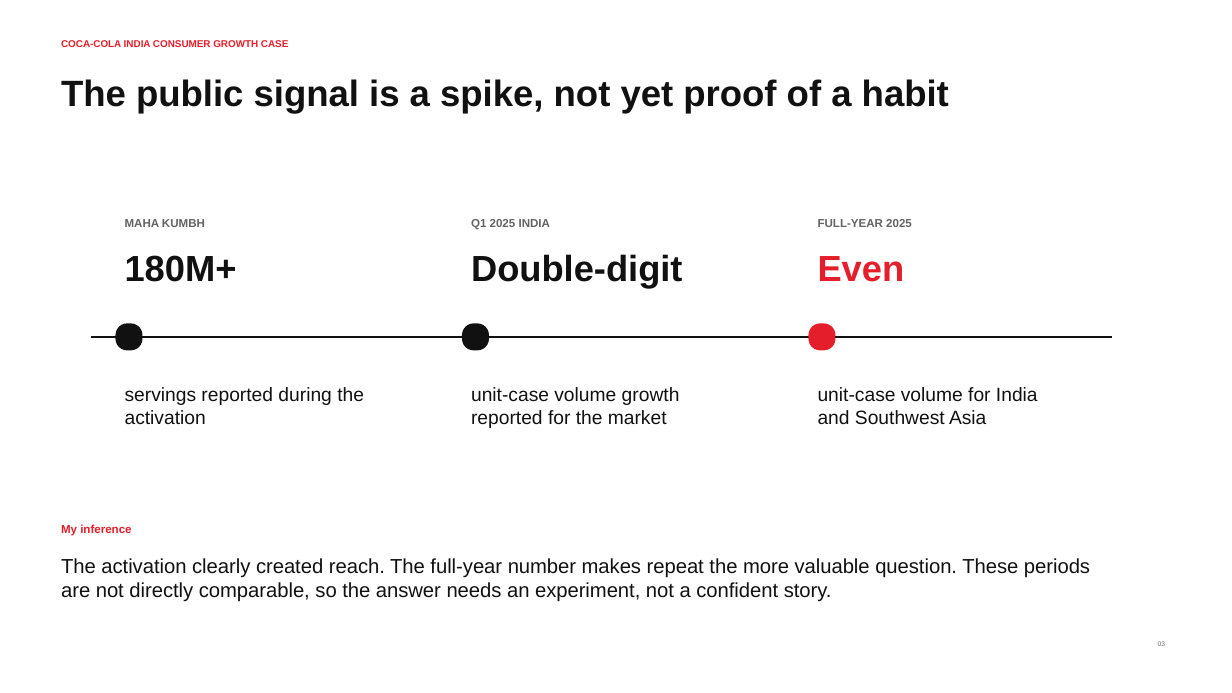
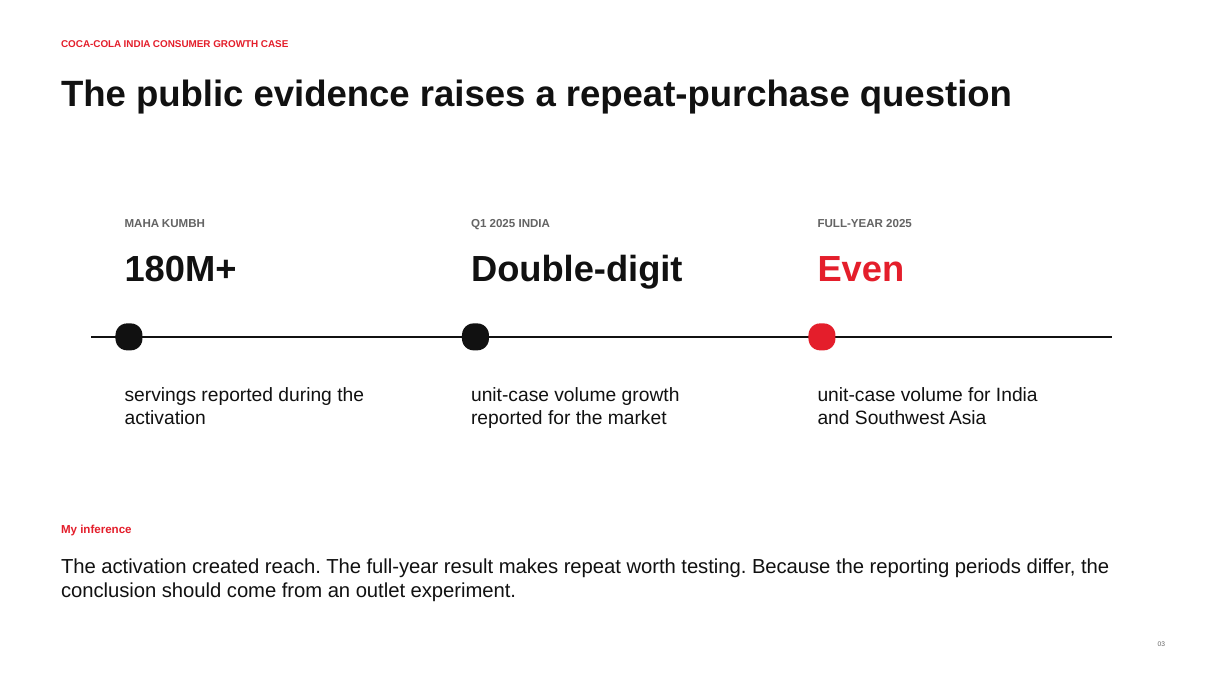
Before and after one commit to Kayofficial101/coca-cola-india-consumer-growth-case, a slide deck: slide 3 of deck/coca-cola-india-occasion-to-habit-case.pptx. Drawn at 1232x693 pixels with LibreOffice and Linux fonts; fonts in the diff are those of the drawing. Boxes give left, top, right and bottom in pixels: in the first picture for what was removed or moved away, otherwise in the second. Text is boxed around its words. In the diff, an @@ line names an element or a change of style, - is before the commit and + after.

```diff
--- a/deck/coca-cola-india-occasion-to-habit-case.pptx
+++ b/deck/coca-cola-india-occasion-to-habit-case.pptx
@@ text at [61, 79, 1012, 113]: text changed @@
-The public signal is a spike, not yet proof of a habit
+The public evidence raises a repeat-purchase question
@@ text at [61, 558, 1109, 602]: text changed @@
-The activation clearly created reach. The full-year number makes repeat the more valuable question. These periods are not directly comparable, so the answer needs an experiment, not a confident story.
+The activation created reach. The full-year result makes repeat worth testing. Because the reporting periods differ, the conclusion should come from an outlet experiment.
```
Also in this commit, not shown: 9 other slides changed, 4 other files.
